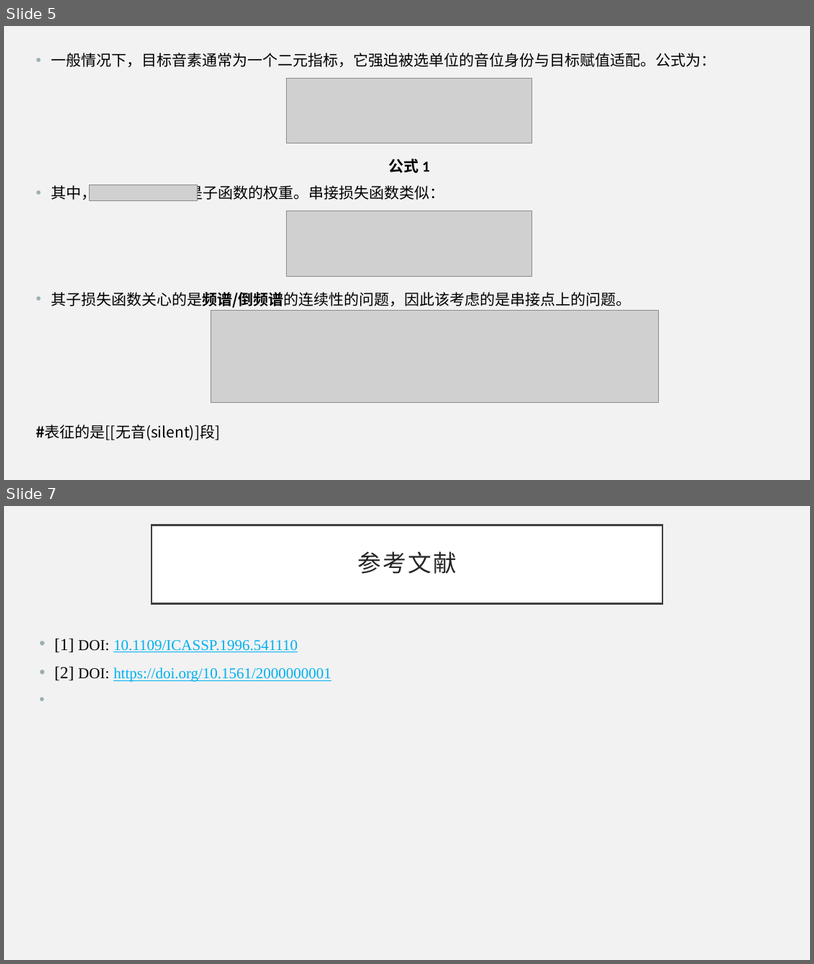
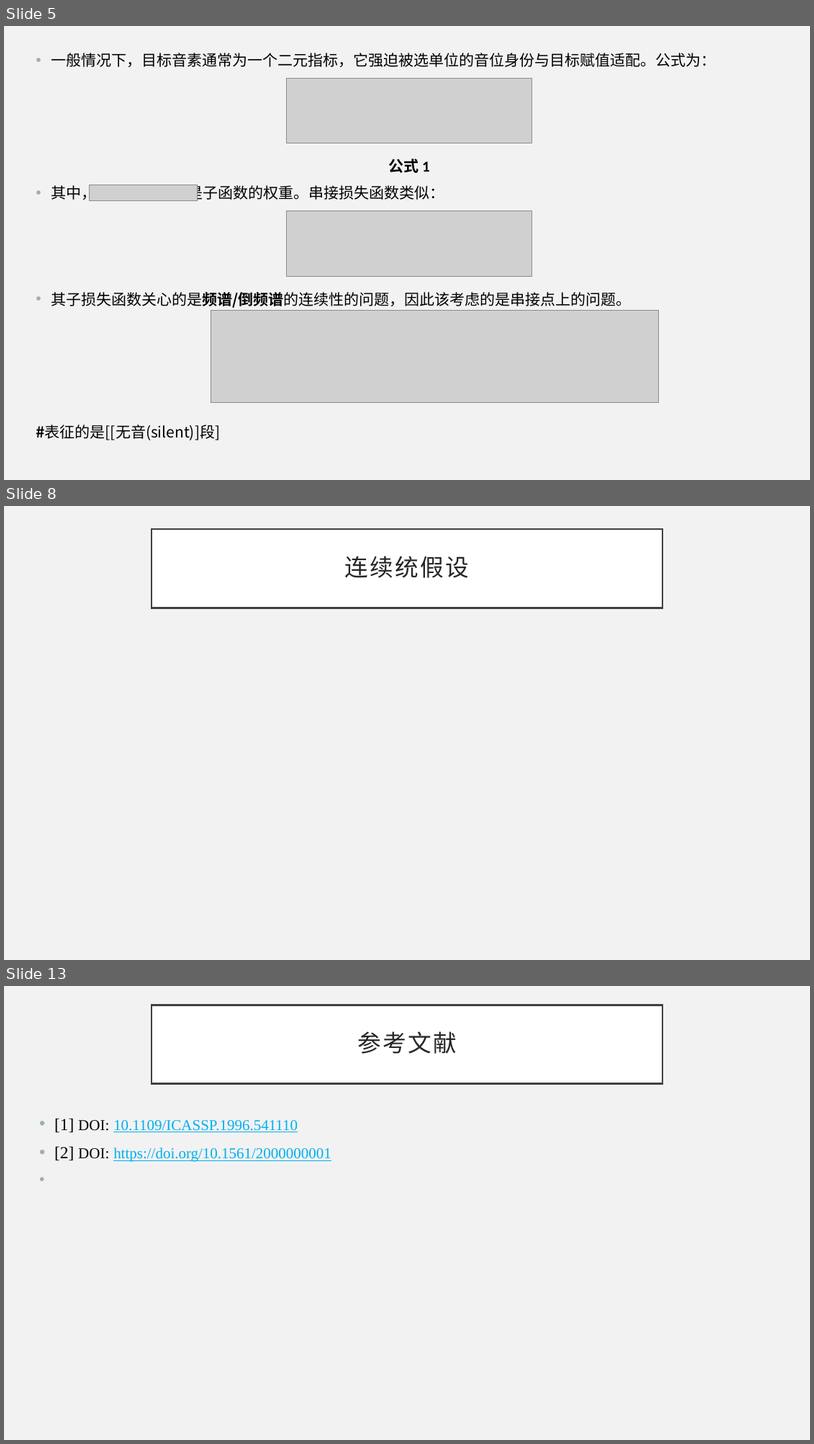
Before and after one commit to HGMT96/my-materials, a slide deck: 语音处理/TTS入门2.pptx. Shown one above the other, each under a label of ours: slides 5 and 7 before the commit, slides 5, 8 and 13 after it; the slides between them are not shown. The pictures are 814x964 and 814x1444 pixels, drawn with LibreOffice and Linux fonts; fonts in the diff are those of the drawing; grey boxes stand for pictures. Boxes give left, top, right and bottom in pixels: in the first picture for what was removed or moved away, otherwise in the second. Text is boxed around its words. In the diff, an @@ line names an element or a change of style, - is before the commit and + after.

```diff
--- a/语音处理/TTS入门2.pptx
+++ b/语音处理/TTS入门2.pptx
@@ slide 8 added at (4,506,810,960), background #F2F2F2 @@
@@ title added at (152,529,663,608), fill #FFFFFF, outline #404040 2.5 pt, 28 pt, text #262626 @@
+连续统假设
@@ what was slide 7 is now slide 13 @@
```
Also in this commit, not shown: 6 other slides added, 1 slide removed.
